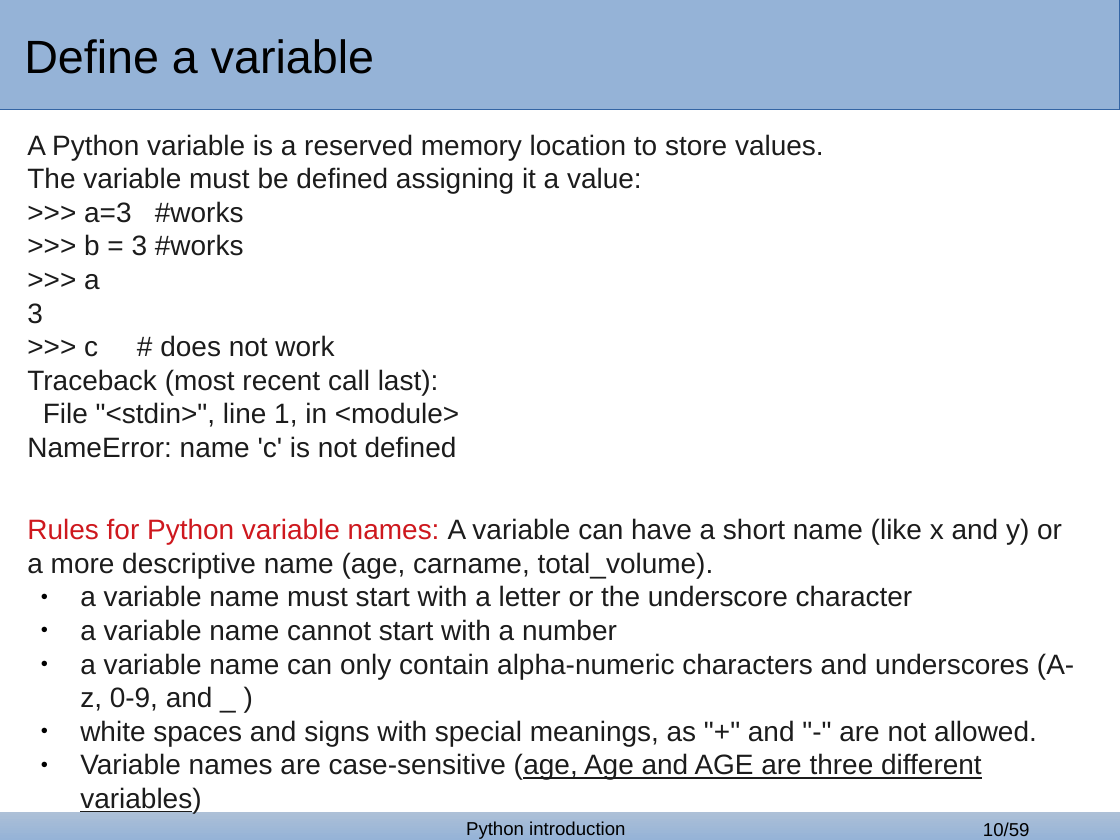
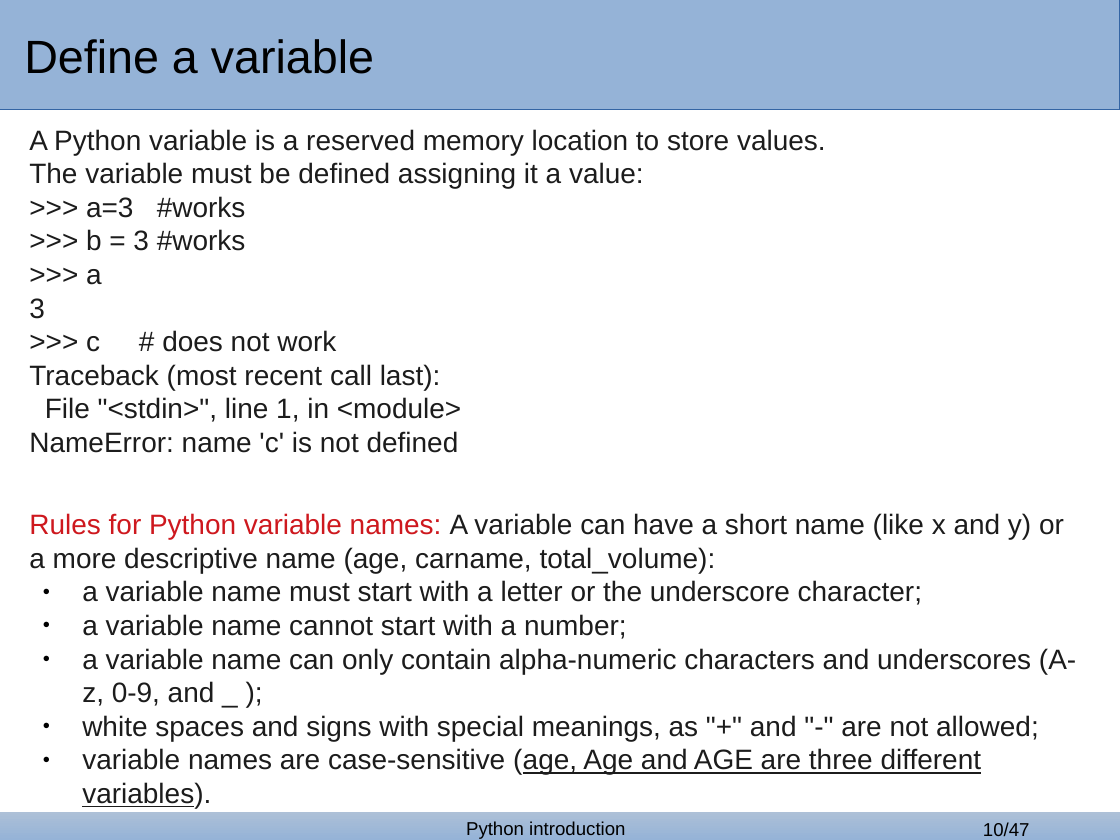
Before and after one commit to bertocco/abilita_info_units_1920, a slide deck: slide 10 of lezioni/python_lessons/python_1_covid.odp. Drawn at 1120x840 pixels with LibreOffice and Linux fonts; fonts in the diff are those of the drawing; background and template pictures are left out. Boxes give left, top, right and bottom in pixels: in the first picture for what was removed or moved away, otherwise in the second. Text is boxed around its words. In the diff, an @@ line names an element or a change of style, - is before the commit and + after.

```diff
--- a/lezioni/python_lessons/python_1_covid.odp
+++ b/lezioni/python_lessons/python_1_covid.odp
@@ text at (x1=29, y1=513, x2=1076, y2=775): text changed @@
-Rules for Python variable names: A variable can have a short name (like x and y) or a more descriptive name (age, carname, total_volume).
-● a variable name must start with a letter or the underscore character
-● a variable name cannot start with a number
-● a variable name can only contain alpha-numeric characters and underscores (A-z, 0-9, and _ )
-● white spaces and signs with special meanings, as "+" and "-" are not allowed.
-● Variable names are case-sensitive (age, Age and AGE are three different variables)
+Rules for Python variable names: A variable can have a short name (like x and y) or a more descriptive name (age, carname, total_volume):
+● a variable name must start with a letter or the underscore character;
+● a variable name cannot start with a number;
+● a variable name can only contain alpha-numeric characters and underscores (A-z, 0-9, and _ );
+● white spaces and signs with special meanings, as "+" and "-" are not allowed;
+● variable names are case-sensitive (age, Age and AGE are three different variables).
@@ page number at (x1=983, y1=822, x2=1030, y2=836): text changed @@
-10/59
+10/47
```
Also in this commit, not shown: 29 other slides changed, 12 slides removed.
